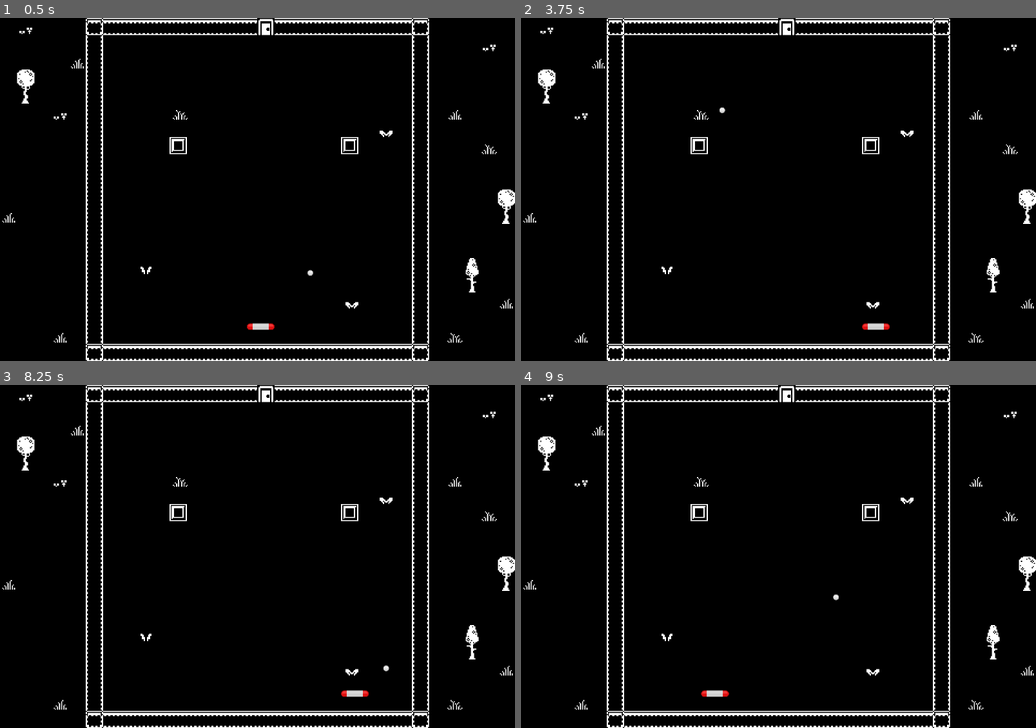
Above: before the commit, frames 1-4 (two rows, left to right).
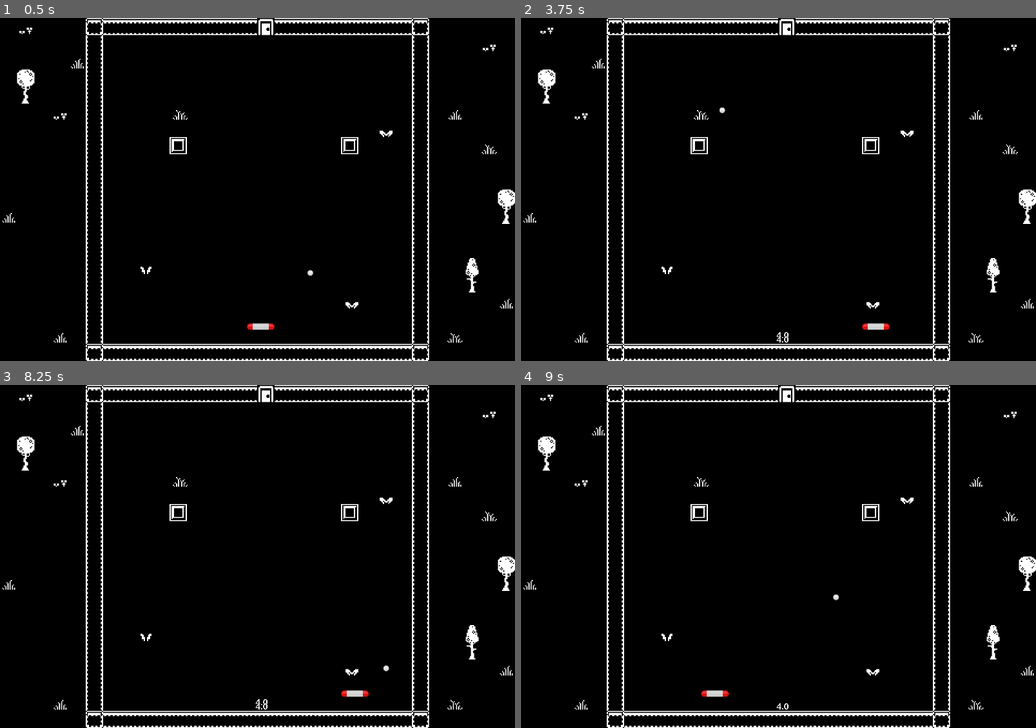
Above: after the commit, the same moments.

Repository: retro-dev-chuck/KenneyJam-Power2025
Game: Godot game, scene res://Sc_Game.tscn
Two runs of this game, one before a commit and one after it. Both use one fixed random seed, a clock stepped at 60 frames per second and the inputs below.
Inputs (mouse positions are in pixels of both pictures, inside the frame that each line leads up to):
- Up to frame 1 (0.5 s): no input
- Up to frame 2 (3.75 s): tap Enter at 0.5 s; move the mouse to (891, 172) at 0.52 s; hold D (Right) 0.53-1.28 s; click (891, 172) at 0.6 s; move the mouse to (675, 206) at 1.27 s; hold A (Left) 1.28-2.03 s; click (675, 206) at 1.35 s; move the mouse to (830, 114) at 2.02 s; hold D (Right) 2.03-3.53 s; click (830, 114) at 2.1 s; move the mouse to (752, 258) at 2.77 s; click (752, 258) at 2.85 s; tap Space at 3.5 s; move the mouse to (933, 240) at 3.52 s; hold A (Left) from 3.53 s (still down); click (933, 240) at 3.6 s
- Up to frame 3 (8.25 s): move the mouse to (103, 505) at 4.27 s; click (103, 505) at 4.35 s; move the mouse to (283, 556) at 5.02 s; click (283, 556) at 5.1 s; tap Enter at 5.75 s; move the mouse to (180, 470) at 5.77 s; release A (Left) at 5.78 s; hold D (Right) 5.78-8.03 s; click (180, 470) at 5.85 s; move the mouse to (370, 539) at 6.52 s; click (370, 539) at 6.6 s; move the mouse to (154, 573) at 7.27 s; click (154, 573) at 7.35 s; tap Space at 8 s; move the mouse to (309, 481) at 8.02 s; hold A (Left) from 8.03 s (still down); click (309, 481) at 8.1 s
- Up to frame 4 (9 s): keep holding A (Left); move the mouse to (752, 625) at 8.77 s; click (752, 625) at 8.85 s

Frame 1 is identical in both runs. In frame 2, less than 0.1% of the frame differs, in the area x 49-52%, y 91-95%; in frame 3, less than 0.1%; in frame 4, less than 0.1%.
Error in both runs: Invalid call. Nonexistent function 'apply_damage' in base 'Nil'. (res://Combat/CombatBody2D.gd:6)

Commit message:
damage numbers not so polished

Diff:
--- a/Enemy/Sc_Enemy_base.tscn
+++ b/Enemy/Sc_Enemy_base.tscn
@@ -1,10 +1,11 @@
-[gd_scene load_steps=9 format=3 uid="uid://dgdj1sj4jpkbt"]
+[gd_scene load_steps=10 format=3 uid="uid://dgdj1sj4jpkbt"]
 
 [ext_resource type="Script" uid="uid://0eyhqkbw2wv5" path="res://Combat/CombatBody2D.gd" id="1_4k16q"]
 [ext_resource type="Texture2D" uid="uid://qstcirkv2mbb" path="res://Wall/Room/monochrome_tilemap.png" id="2_f0uko"]
 [ext_resource type="Script" uid="uid://c5ki1ap4l3f7" path="res://Combat/CombatManager.gd" id="3_4k16q"]
 [ext_resource type="Script" uid="uid://c4smjm87hr6nn" path="res://Combat/Health.gd" id="4_p171j"]
 [ext_resource type="Script" uid="uid://dsl7qj5naceqa" path="res://Debug/DamageLogger.gd" id="5_p171j"]
+[ext_resource type="Script" uid="uid://ded4fkxnl8esp" path="res://Polish/CombatNumber.gd" id="6_jtrj2"]
 
 [sub_resource type="RectangleShape2D" id="RectangleShape2D_4k16q"]
 size = Vector2(16, 16)
@@ -41,3 +42,8 @@
 script = ExtResource("5_p171j")
 combat_manager = NodePath("../CombatManager")
 metadata/_custom_type_script = "uid://dsl7qj5naceqa"
+
+[node name="CombatNumber" type="Node2D" parent="." node_paths=PackedStringArray("combat_manager")]
+script = ExtResource("6_jtrj2")
+combat_manager = NodePath("../CombatManager")
+metadata/_custom_type_script = "uid://ded4fkxnl8esp"
--- /dev/null
+++ b/Globals/DamageNumbersSc.gd
@@ -0,0 +1,40 @@
+class_name DamageNumbersSc extends Node2D
+
+const anim_in_dur: float = 0.25
+const anim_out_dur: float = 0.35
+const move_offset: float = 10
+
+func _input(event: InputEvent) -> void:
+	if Input.is_action_just_pressed("Interact"):
+		display_number(4, Vector2.UP *20)
+
+func display_number(value: float, position: Vector2, is_critical:bool = false) -> void:
+	push_error("AAAAAAAA")
+	var number = Label.new()
+	number.global_position = position
+	number.text = String.num(value, 1)
+	number.z_index = 100
+	number.label_settings = LabelSettings.new()
+
+	var color = "#FFF"
+	if is_critical:
+		color = "#B22"
+	if value == 0:
+		color = "#FFF8"
+
+	number.label_settings.font_color = color
+	number.label_settings.font_size = 8
+	number.label_settings.outline_color = "#000"
+	number.label_settings.outline_size = 1
+	call_deferred("add_child", number)
+
+	await  number.resized
+	number.pivot_offset = Vector2(number.size / 2)
+
+	var tween = get_tree().create_tween()
+	tween.set_parallel(true)
+	tween.tween_property(number, "position:y", number.position.y - move_offset, anim_in_dur).set_ease(Tween.EASE_OUT)
+	tween.tween_property(number, "position:y", number.position.y, anim_out_dur).set_ease(Tween.EASE_IN).set_delay(anim_in_dur)
+	tween.tween_property(number, "scale", Vector2.ZERO, anim_in_dur).set_ease(Tween.EASE_IN).set_delay(anim_out_dur)
+	await tween.finished
+	number.queue_free()
--- /dev/null
+++ b/Polish/CombatNumber.gd
@@ -0,0 +1,15 @@
+class_name CombatNumber extends Node2D
+
+@export var combat_manager: CombatManager
+
+func _ready() -> void:
+	combat_manager.on_damaged.connect(_on_damaged)
+	combat_manager.on_died.connect(_on_died)
+	if not combat_manager.owner:
+		push_error("Combat manager owner is null!")
+
+func _on_damaged(amount: float) -> void:
+	DamageNumbers.display_number(amount, global_position)
+
+func _on_died(amount: float) -> void:
+	DamageNumbers.display_number(amount, global_position)
--- a/project.godot
+++ b/project.godot
@@ -18,6 +18,7 @@
 [autoload]
 
 RoomManager="*res://Globals/RoomManagerSc.gd"
+DamageNumbers="*res://Globals/DamageNumbersSc.gd"
 
 [display]
 
Not shown, added: Globals/DamageNumbersSc.gd.uid
Not shown, added: Polish/CombatNumber.gd.uid
